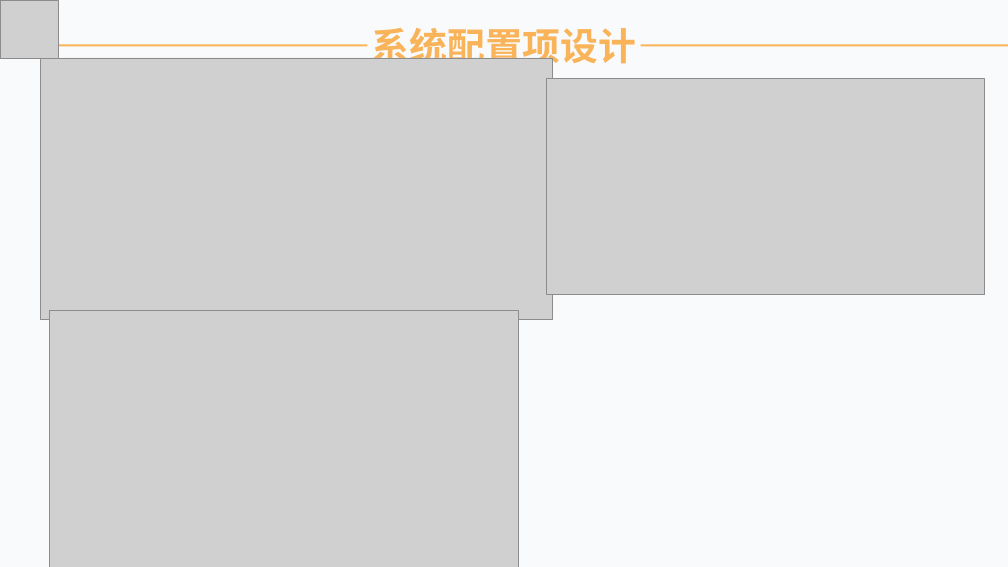
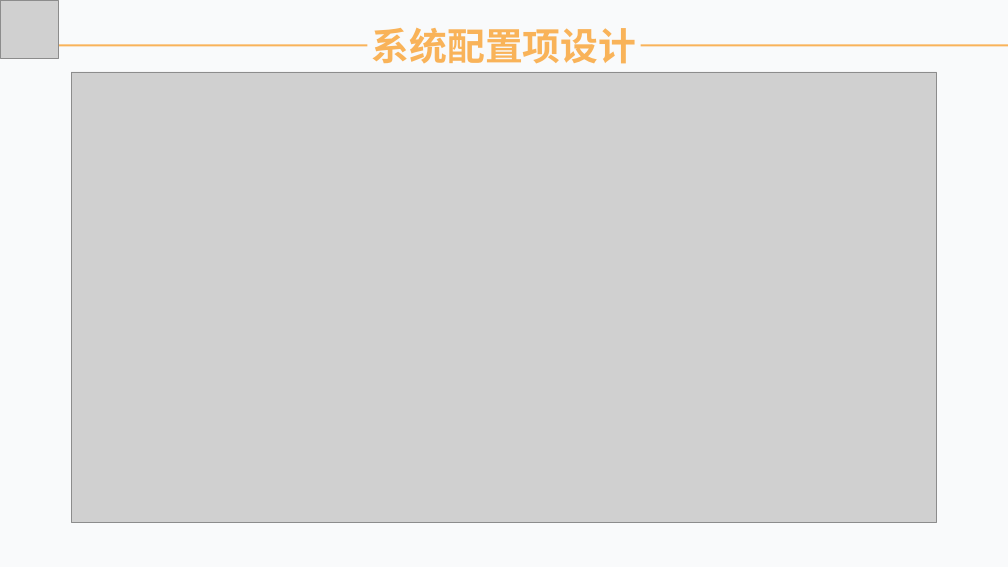
Before and after one commit to lorenzoyoung/ZUCC-Lazy-Bone, a slide deck: slide 21 of 评审PPT/SE2019春-G11-总体设计+详细设计/SE2019春-G11-软件总体+详细设计PPT.pptx (slide 20 before the commit). Drawn at 1008x567 pixels with LibreOffice and Linux fonts; fonts in the diff are those of the drawing; grey boxes stand for pictures. Boxes give left, top, right and bottom in pixels: in the first picture for what was removed or moved away, otherwise in the second. Text is boxed around its words. In the diff, an @@ line names an element or a change of style, - is before the commit and + after.

```diff
--- a/评审PPT/SE2019春-G11-总体设计+详细设计/SE2019春-G11-软件总体+详细设计PPT.pptx
+++ b/评审PPT/SE2019春-G11-总体设计+详细设计/SE2019春-G11-软件总体+详细设计PPT.pptx
@@ rectangle "系统配置项设计": place and size @@
-rectangle "系统配置项设计" at box(372, 22, 637, 71)
+rectangle "系统配置项设计" at box(368, 19, 641, 73)
@@ picture removed at box(41, 58, 553, 320) @@
@@ picture: place and size @@
-picture at box(547, 79, 985, 295)
+picture at box(71, 72, 937, 522)
@@ picture removed at box(49, 311, 519, 567) @@
```
Also in this commit, not shown: 9 other slides changed, 2 slides added, 13 other files.
